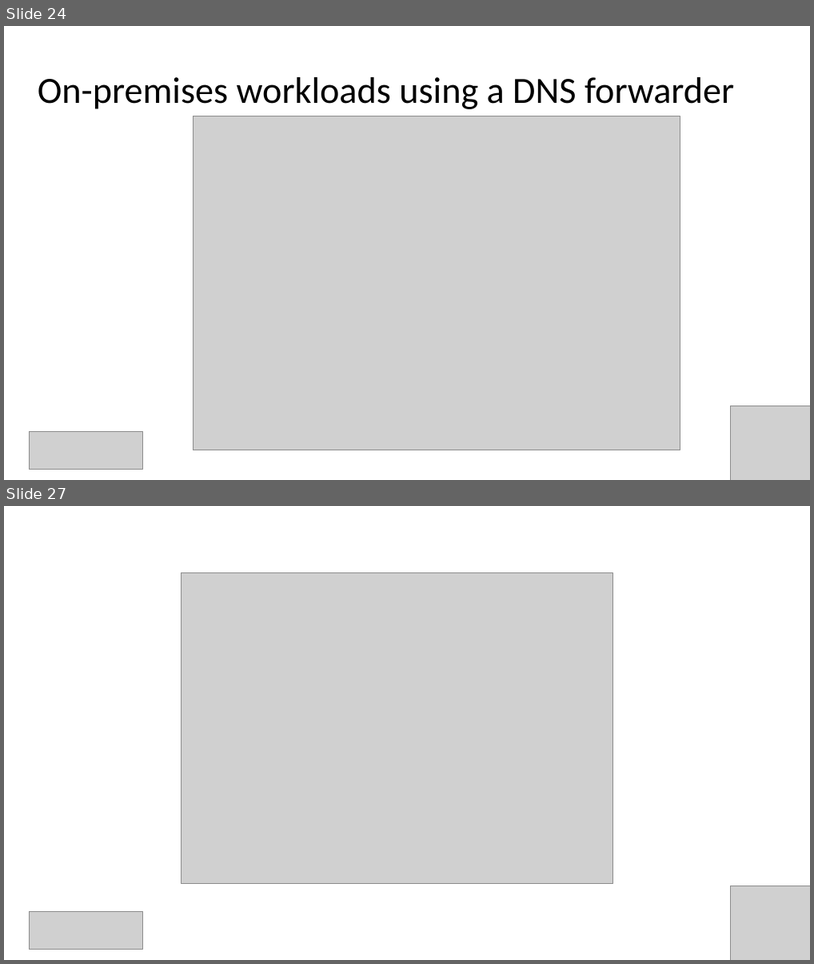
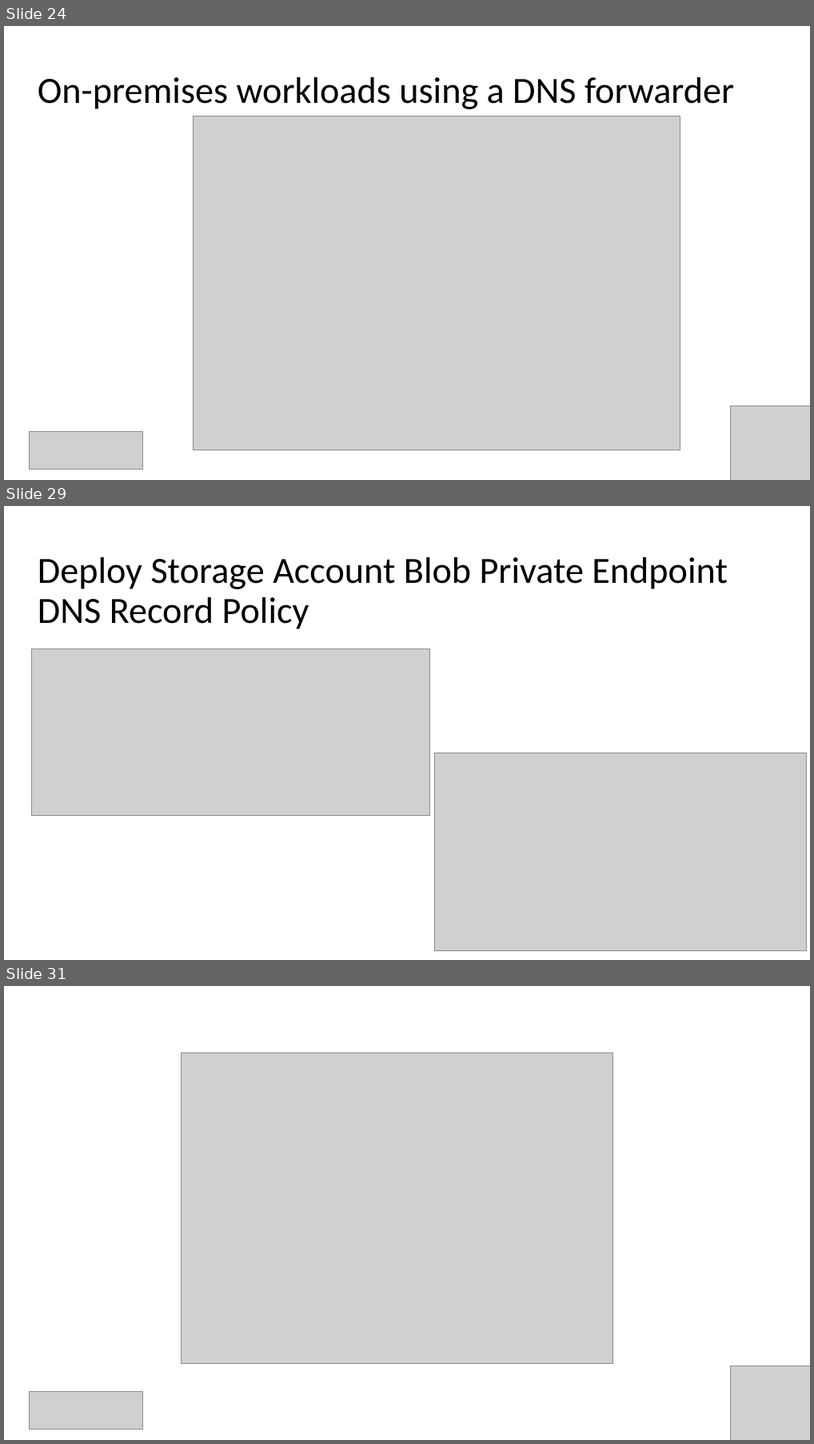
Before and after one commit to Infrastructure-AsCode/azure-private-links-labs, a slide deck: slides/private-links.pptx. Shown one above the other, each under a label of ours: slides 24 and 27 before the commit, slides 24, 29 and 31 after it; the slides between them are not shown. The pictures are 814x964 and 814x1444 pixels, drawn with LibreOffice and Linux fonts; fonts in the diff are those of the drawing; grey boxes stand for pictures. Boxes give left, top, right and bottom in pixels: in the first picture for what was removed or moved away, otherwise in the second. Text is boxed around its words. In the diff, an @@ line names an element or a change of style, - is before the commit and + after.

```diff
--- a/slides/private-links.pptx
+++ b/slides/private-links.pptx
@@ slide 29 added at [4,506,810,960], background #FFFFFF @@
@@ title added at [38,557,728,629], 44 pt, text #000000 @@
+Deploy Storage Account Blob Private Endpoint DNS Record Policy
@@ picture added at [31,648,430,816] @@
@@ picture added at [434,752,806,950] @@
@@ what was slide 27 is now slide 31 @@
```
Also in this commit, not shown: 4 slides changed, 3 other slides added, 1 other file.
